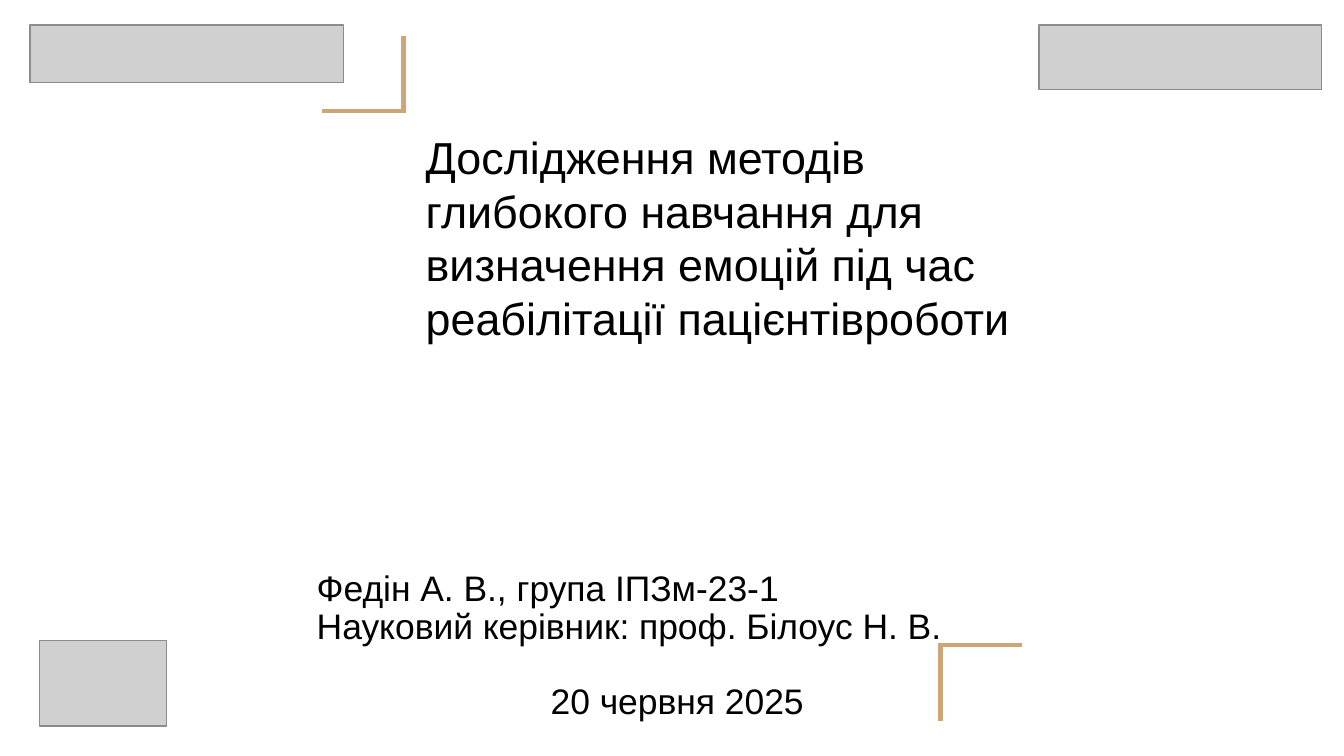
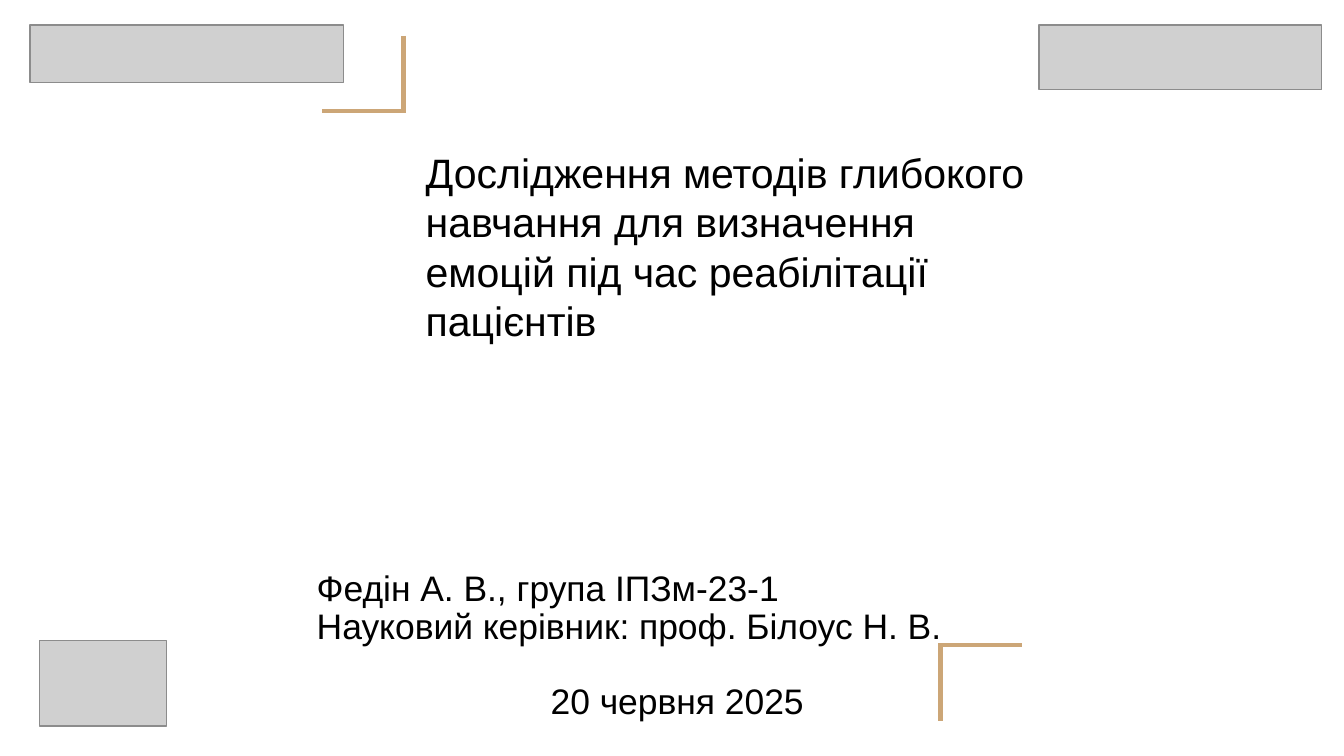
Before and after one commit to afkInTheBox/emotion_recognition, a slide deck: slide 1 of 2025_М_ПІ_ІПЗ-23-1_Федін_А_В/2025_М_ПІ_ІПЗ-23-1_Федін_А_В.ppt. Drawn at 1344x756 pixels with LibreOffice and Linux fonts; fonts in the diff are those of the drawing; grey boxes stand for pictures. Boxes give left, top, right and bottom in pixels: in the first picture for what was removed or moved away, otherwise in the second. Text is boxed around its words. In the diff, an @@ line names an element or a change of style, - is before the commit and + after.

```diff
--- a/2025_М_ПІ_ІПЗ-23-1_Федін_А_В/2025_М_ПІ_ІПЗ-23-1_Федін_А_В.ppt
+++ b/2025_М_ПІ_ІПЗ-23-1_Федін_А_В/2025_М_ПІ_ІПЗ-23-1_Федін_А_В.ppt
@@ title at bbox=[426, 158, 1024, 344]: text changed; size 24 to 22 pt @@
-Дослідження методів глибокого навчання для визначення емоцій під час реабілітації пацієнтівроботи
+Дослідження методів глибокого навчання для визначення емоцій під час реабілітації пацієнтів
```
Also in this commit, not shown: 1 other slide changed.
